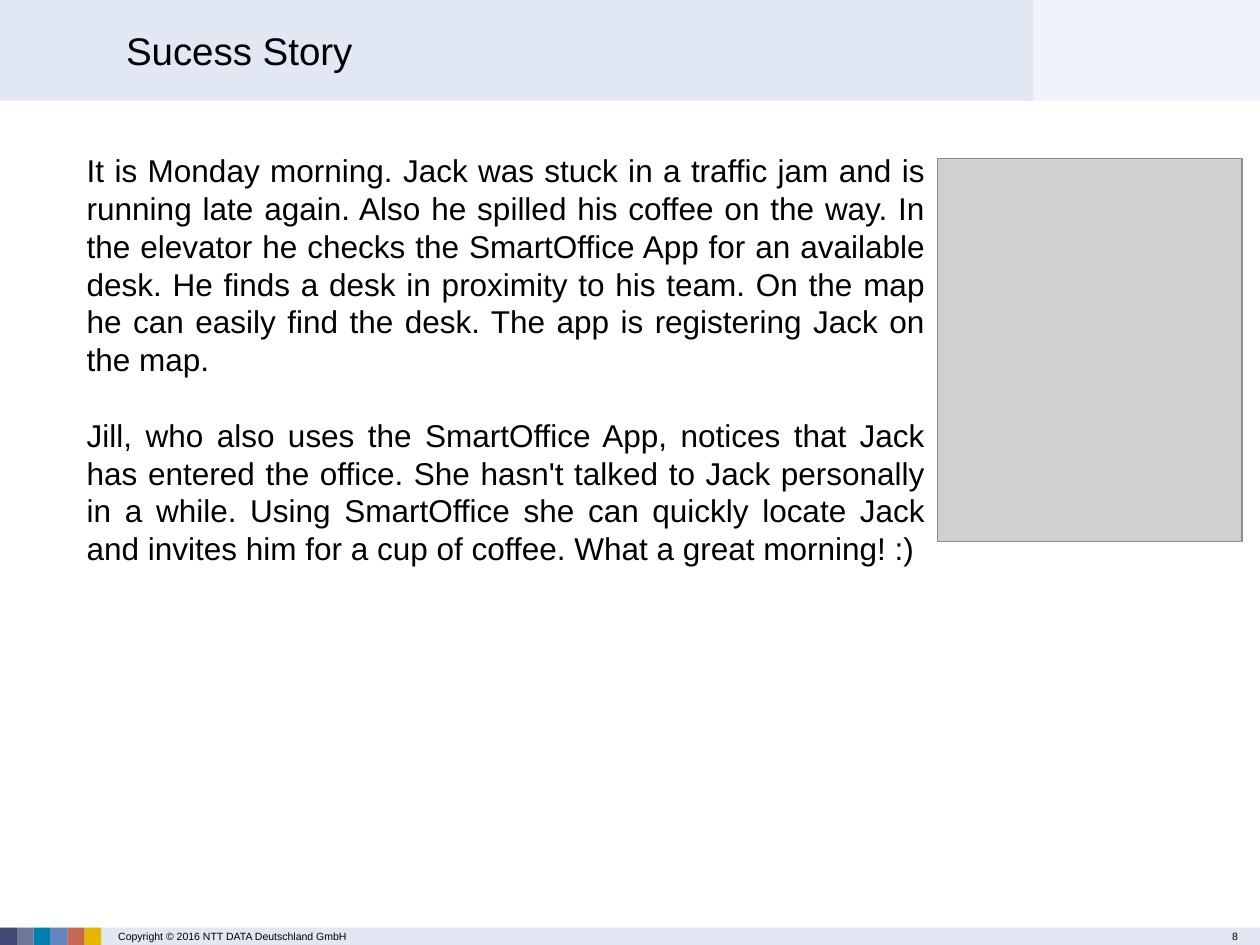
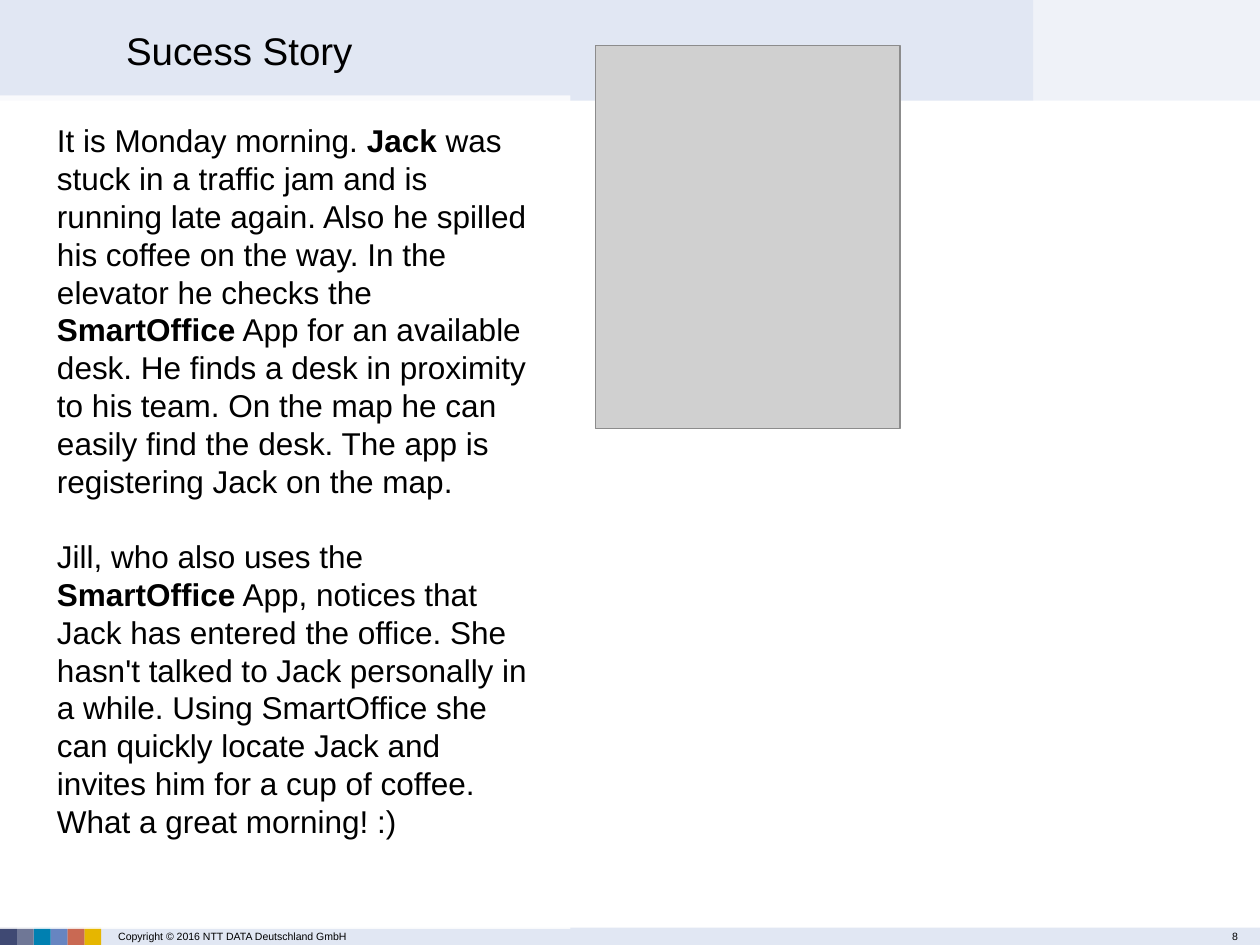
Before and after one commit to ranjitha-kuntimaddi/Smart-Office-, a slide deck: slide 8 of docs/Smart Office – Find My Colleges.pptx. Drawn at 1260x945 pixels with LibreOffice and Linux fonts; fonts in the diff are those of the drawing; grey boxes stand for pictures; background and template pictures are left out. Boxes give left, top, right and bottom in pixels: in the first picture for what was removed or moved away, otherwise in the second. Text is boxed around its words. In the diff, an @@ line names an element or a change of style, - is before the commit and + after.

```diff
--- a/docs/Smart Office – Find My Colleges.pptx
+++ b/docs/Smart Office – Find My Colleges.pptx
@@ picture added at (x1=596, y1=45, x2=901, y2=428) @@
@@ rectangle added at (x1=0, y1=96, x2=571, y2=929), fill #FFFFFF at 80% opacity @@
@@ text "It is Monday morning. Jack ..." moved from (x1=87, y1=159, x2=925, y2=566) to (x1=57, y1=129, x2=527, y2=839) @@
@@ text "It is Monday morning. Jack ..." at (x1=57, y1=129, x2=527, y2=839): bold on in "Jack SmartOffice", "SmartOffice"; alignment justified to left @@
@@ picture removed at (x1=937, y1=159, x2=1242, y2=542) @@
```
Also in this commit, not shown: 3 other slides changed.
